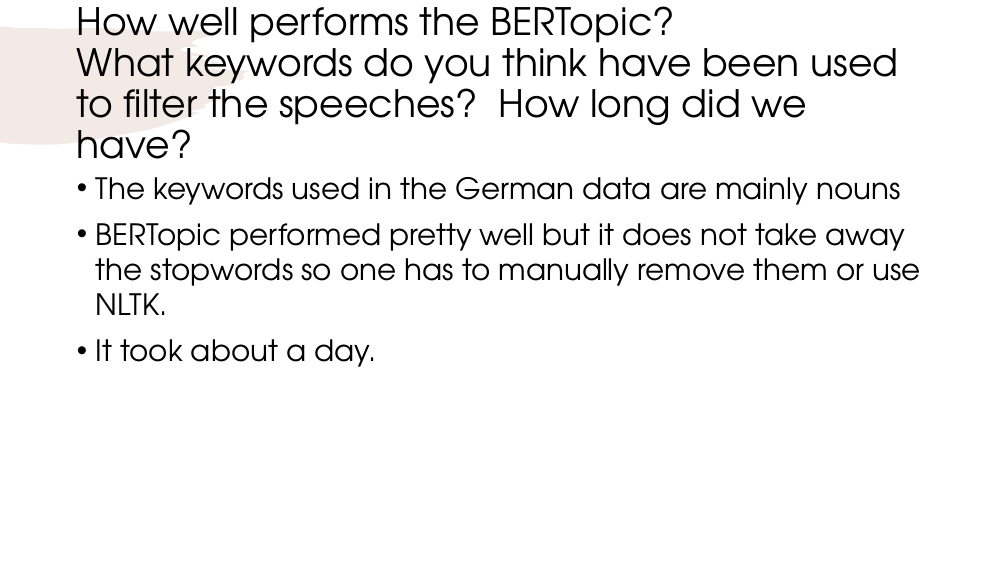
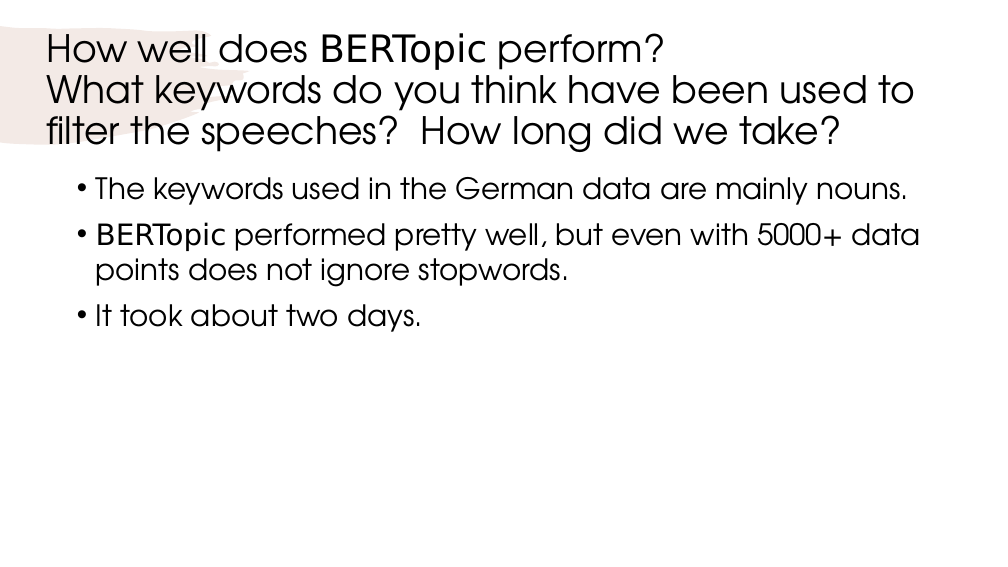
Before and after one commit to rfahrn/Exercise_3, a slide deck: slide 11 of Report – Key Findings.pptx. Drawn at 1008x567 pixels with LibreOffice and Linux fonts; fonts in the diff are those of the drawing. Boxes give left, top, right and bottom in pixels: in the first picture for what was removed or moved away, otherwise in the second. Text is boxed around its words. In the diff, an @@ line names an element or a change of style, - is before the commit and + after.

```diff
--- a/Report – Key Findings.pptx
+++ b/Report – Key Findings.pptx
@@ title at [46, 33, 915, 152]: text changed @@
-How well performs the BERTopic?
-What keywords do you think have been used to filter the speeches? How long did we have?
+How well does BERTopic perform?
+What keywords do you think have been used to filter the speeches? How long did we take?
@@ text at [96, 177, 920, 332]: text changed @@
-• The keywords used in the German data are mainly nouns
-• BERTopic performed pretty well but it does not take away the stopwords so one has to manually remove them or use NLTK.
-• It took about a day.
+• The keywords used in the German data are mainly nouns.
+• BERTopic performed pretty well, but even with 5000+ data points does not ignore stopwords.
+• It took about two days.
```
Also in this commit, not shown: 10 other slides changed, 1 other file.
